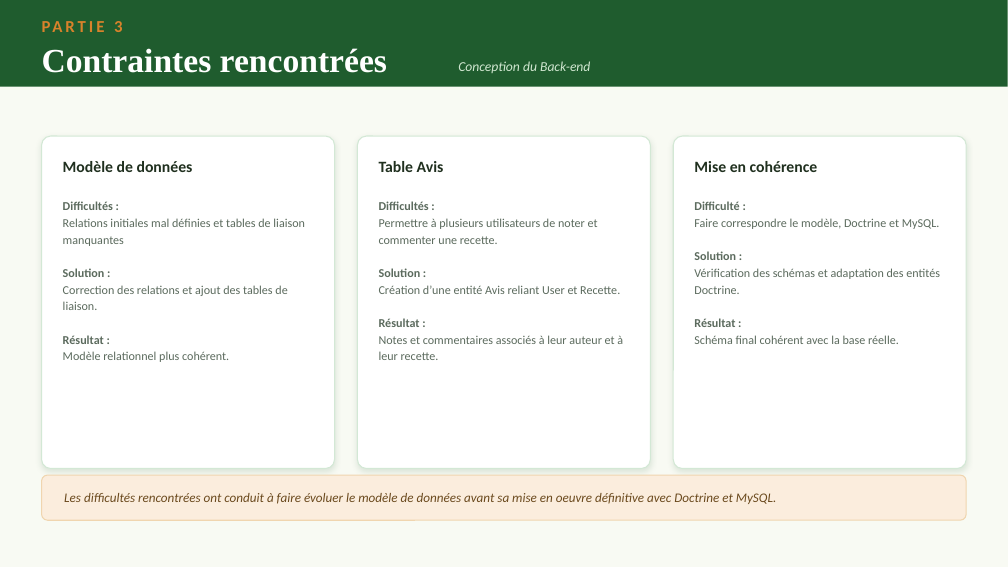
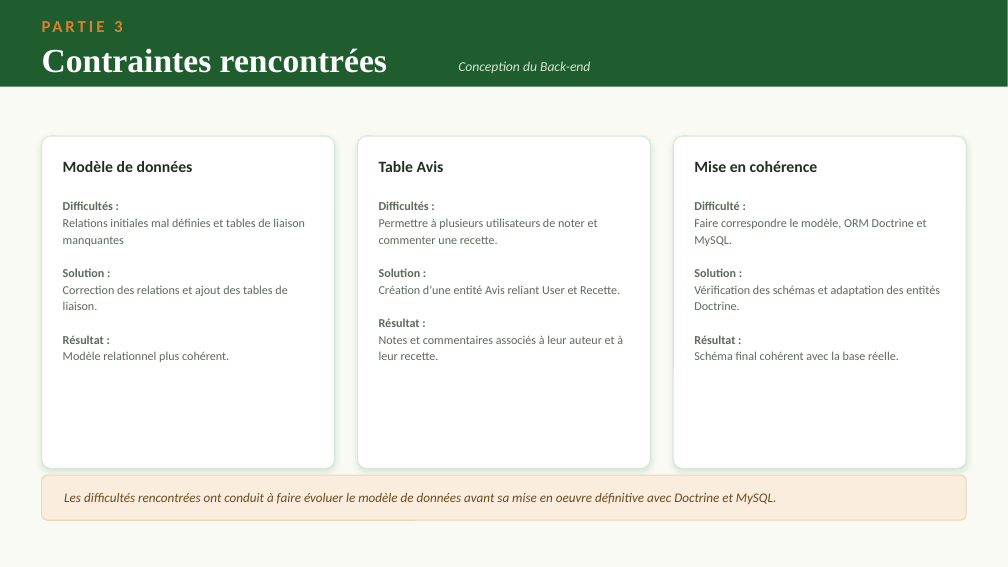
Before and after one commit to Berangere71/Au_fil_des_saisons, a slide deck: slide 35 of Au_fil_des_saisons_soutenance_corrigee.pptx. Drawn at 1008x567 pixels with LibreOffice and Linux fonts; fonts in the diff are those of the drawing. Boxes give left, top, right and bottom in pixels: in the first picture for what was removed or moved away, otherwise in the second. Text is boxed around its words. In the diff, an @@ line names an element or a change of style, - is before the commit and + after.

```diff
--- a/Au_fil_des_saisons_soutenance_corrigee.pptx
+++ b/Au_fil_des_saisons_soutenance_corrigee.pptx
@@ text at [694,218,927,246]: text changed @@
-Faire correspondre le modèle, Doctrine et MySQL.
+Faire correspondre le modèle, ORM Doctrine et MySQL.
```
Also in this commit, not shown: 6 other slides changed, 36 other files.
